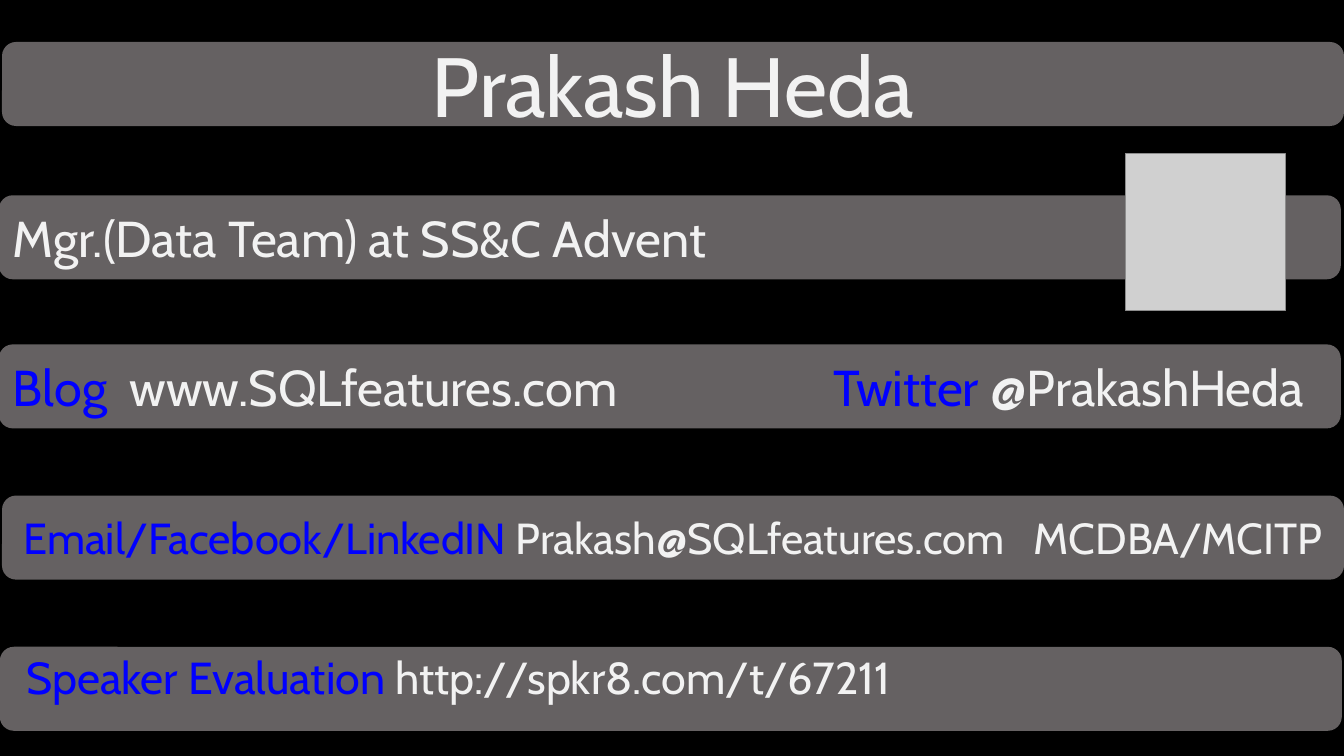
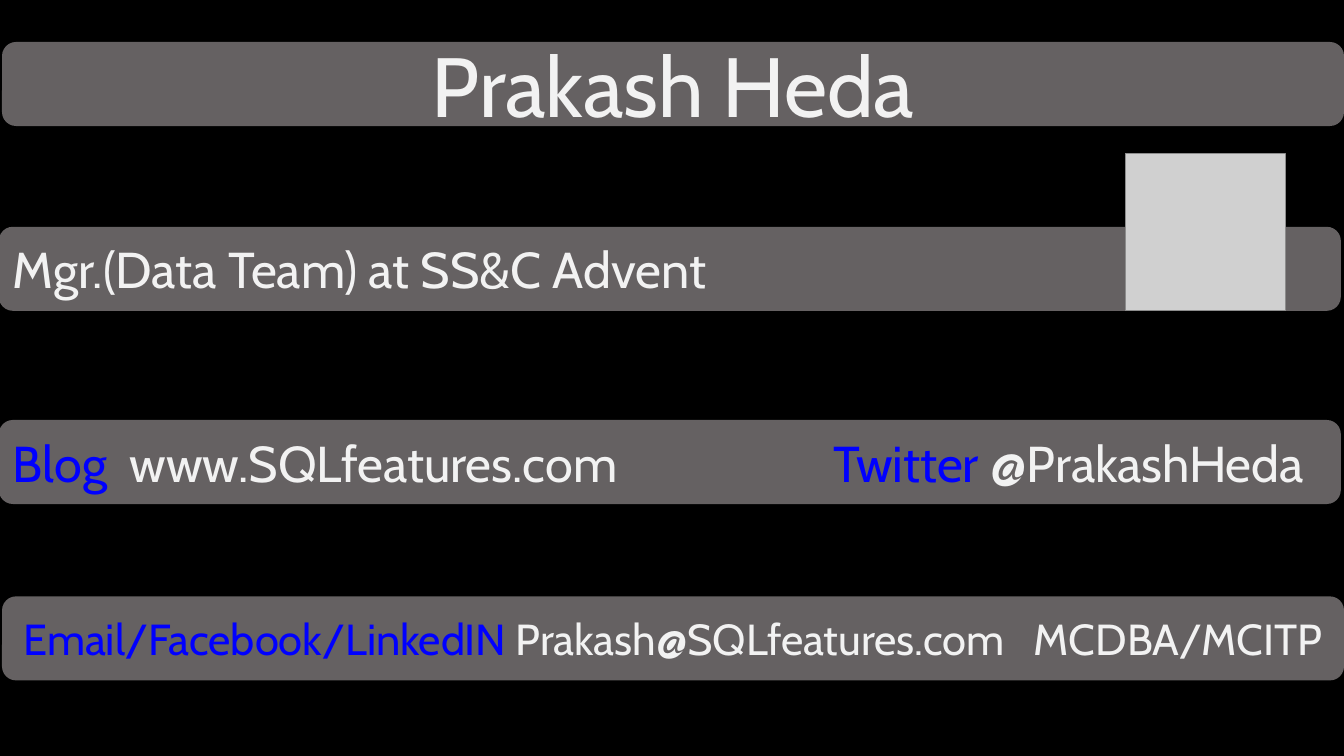
Before and after one commit to hedaprakash/SQLHealthCheck, a slide deck: slide 2 of Consolidated Essential Performance Health Check using PowerShell.pptx. Drawn at 1344x756 pixels with LibreOffice and Linux fonts; fonts in the diff are those of the drawing; grey boxes stand for pictures; background and template pictures are left out. Boxes give left, top, right and bottom in pixels: in the first picture for what was removed or moved away, otherwise in the second. Text is boxed around its words. In the diff, an @@ line names an element or a change of style, - is before the commit and + after.

```diff
--- a/Consolidated Essential Performance Health Check using PowerShell.pptx
+++ b/Consolidated Essential Performance Health Check using PowerShell.pptx
@@ rounded rectangle "Mgr.(Data Team) at SS&C Advent": place and size @@
-rounded rectangle "Mgr.(Data Team) at SS&C Advent" at [0,196,1341,279]
+rounded rectangle "Mgr.(Data Team) at SS&C Advent" at [0,227,1341,311]
@@ rounded rectangle "Blog www.SQLfeatures.com Twitter @PrakashHeda": place and size @@
-rounded rectangle "Blog www.SQLfeatures.com Twitter @PrakashHeda" at [0,345,1341,429]
+rounded rectangle "Blog www.SQLfeatures.com Twitter @PrakashHeda" at [0,420,1341,504]
@@ rounded rectangle "Email/Facebook/LinkedIN Prakash@SQLfeatures.com MCDBA/MCITP": place and size @@
-rounded rectangle "Email/Facebook/LinkedIN Prakash@SQLfeatures.com MCDBA/MCITP" at [2,496,1344,580]
+rounded rectangle "Email/Facebook/LinkedIN Prakash@SQLfeatures.com MCDBA/MCITP" at [2,597,1344,681]
@@ rounded rectangle removed at [0,647,1342,731] @@
@@ text removed at [27,660,891,704] @@
-Speaker Evaluation http://spkr8.com/t/67211
```
Also in this commit, not shown: 9 other slides changed, 2 slides added, 2 other files.
